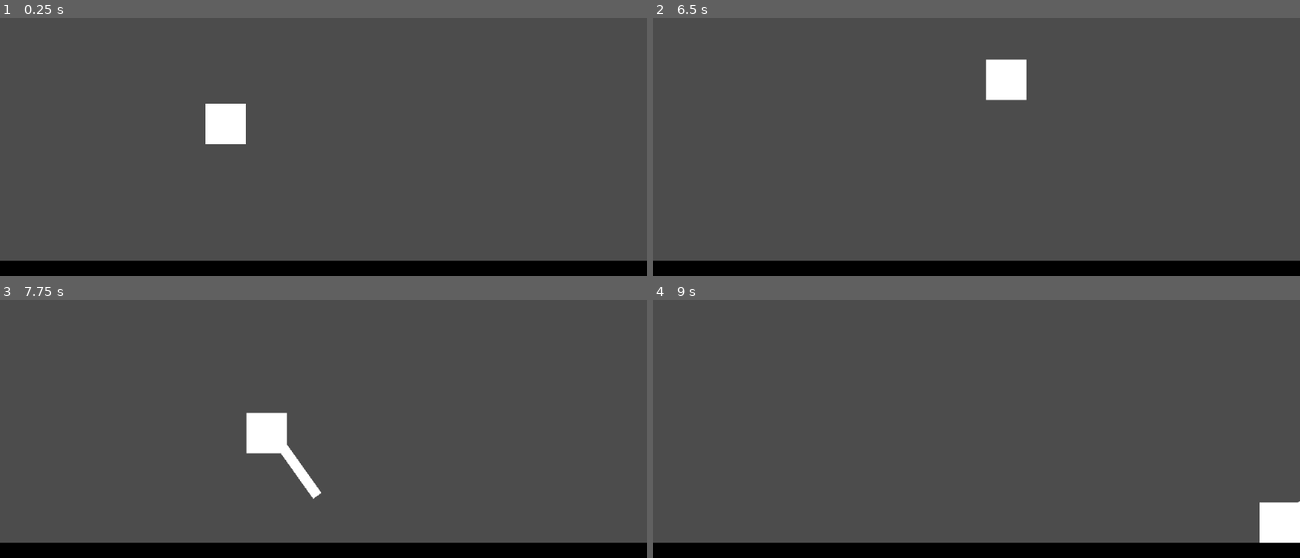
Above: before the commit, frames 1-4 (two rows, left to right).
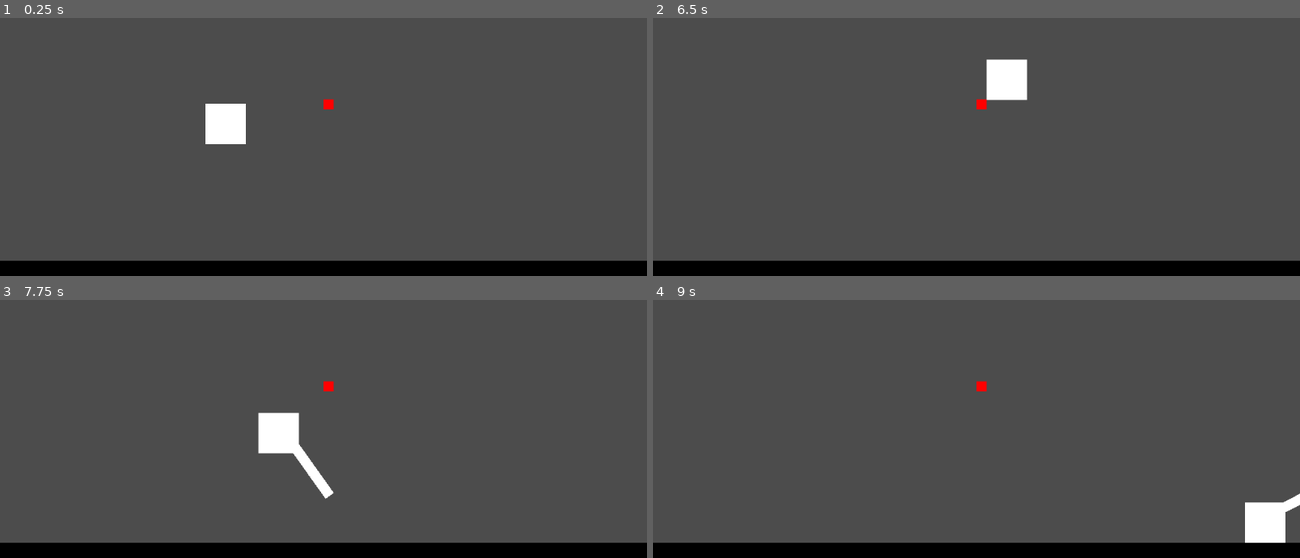
Above: after the commit, the same moments.

Repository: Develarooio/icho-and-falaj
Game: Godot game, scene res://ClaytonDebug/ClaytonsSceneNoGirlsAllowed.tscn
Same seed, same stepped clock (60 frames per second), same inputs: the game is played once before the commit and once after it. The project has no main scene, so this scene is started directly.
Inputs:
- Up to frame 1 (0.25 s): no input
- Up to frame 2 (6.5 s): tap Enter (throw) at 0.5, 1.35, 2.85, 4.35, 5.85 s; hold Enter (throw) 0.53-1.28 s; hold D (right) 0.53-2.03 s; tap Space (jump) at 0.77, 1.52, 3.02, 3.77, 4.52, 6.02 s; hold A (left) 2.03-2.78 s; hold Enter (throw) 2.03-2.78 s; hold D (right) 2.78-4.28 s; hold Enter (throw) 3.53-4.28 s; hold A (left) 4.28-5.03 s; hold D (right) 5.03-5.78 s; hold Enter (throw) 5.03-5.78 s; hold A (left) from 5.78 s (still down)
- Up to frame 3 (7.75 s): hold Enter (throw) 6.53-7.28 s; tap Space (jump) at 6.77, 7.52 s; release A (left) at 7.28 s; hold D (right) from 7.28 s (still down); tap Enter (throw) at 7.35 s
- Up to frame 4 (9 s): keep holding D (right); hold Enter (throw) 8.03-8.78 s; tap Enter (throw) at 8.85 s

The runs differ from the first frame. In frame 1, less than 0.1% of the frame differs, in the area x 50-52%, y 31-36%; in frame 2, 0.1%; in frame 3, 1.4%, in the area x 38-52%, y 31-78%; in frame 4, 0.8%.

Commit message:
Arms swing, recognize point. No attach

Diff:
--- a/ClaytonDebug/ClaytonsSceneNoGirlsAllowed.tscn
+++ b/ClaytonDebug/ClaytonsSceneNoGirlsAllowed.tscn
@@ -1,7 +1,8 @@
-[gd_scene load_steps=3 format=2]
+[gd_scene load_steps=4 format=2]
 
 [ext_resource path="res://Tilesets/BasicPlatform/black_walls.tres" type="TileSet" id=1]
 [ext_resource path="res://Falaj/Falaj.tscn" type="PackedScene" id=2]
+[ext_resource path="res://Tilesets/BasicSwingPoint/test_swing..tres" type="TileSet" id=3]
 
 [node name="ClaytonsSceneNoGirlsAllowed" type="Node2D" index="0"]
 
@@ -31,3 +32,25 @@
 [node name="Falaj" parent="." index="1" instance=ExtResource( 2 )]
 
 position = Vector2( 357, 315 )
+
+[node name="SwingPoints" type="TileMap" parent="." index="2" groups=[
+"grabable",
+]]
+
+mode = 0
+tile_set = ExtResource( 3 )
+cell_size = Vector2( 64, 64 )
+cell_quadrant_size = 16
+cell_custom_transform = Transform2D( 1, 0, 0, 1, 0, 0 )
+cell_half_offset = 2
+cell_tile_origin = 0
+cell_y_sort = false
+cell_clip_uv = false
+collision_use_kinematic = false
+collision_friction = 1.0
+collision_bounce = 0.0
+collision_layer = 1
+collision_mask = 1
+occluder_light_mask = 1
+format = 1
+tile_data = PoolIntArray( 327688, 0, 0 )
--- a/Falaj/Arm/TheArms.gd
+++ b/Falaj/Arm/TheArms.gd
@@ -20,3 +20,7 @@
 		$AnimationPlayer.play('arms_throw_left')
 	else:
 		$AnimationPlayer.play('arms_throw_right')
+
+func _on_GrabArea_body_entered(body):
+	if body.is_in_group('grabable'):
+		pass
--- a/Falaj/Arm/TheArms.tscn
+++ b/Falaj/Arm/TheArms.tscn
@@ -1,13 +1,18 @@
-[gd_scene load_steps=5 format=2]
+[gd_scene load_steps=6 format=2]
 
 [ext_resource path="res://Falaj/Arm/test_arm.png" type="Texture" id=1]
 [ext_resource path="res://Falaj/Arm/TheArms.gd" type="Script" id=2]
 [ext_resource path="res://Falaj/Arm/arms_throw_right.anim" type="Animation" id=3]
 [ext_resource path="res://Falaj/Arm/arms_throw_left.tres" type="Animation" id=4]
 
+[sub_resource type="CapsuleShape2D" id=1]
+
+custom_solver_bias = 0.0
+radius = 22.4033
+height = 24.2179
+
 [node name="TheArms" type="Sprite"]
 
-rotation = 5.75959
 texture = ExtResource( 1 )
 centered = false
 script = ExtResource( 2 )
@@ -24,3 +29,20 @@
 anims/arms_throw_left = ExtResource( 4 )
 anims/arms_throw_right = ExtResource( 3 )
 blend_times = [  ]
+
+[node name="GrabArea" type="Area2D" parent="." index="1"]
+
+position = Vector2( 7.74496, 108.655 )
+input_pickable = true
+gravity_vec = Vector2( 0, 1 )
+gravity = 98.0
+linear_damp = 0.1
+angular_damp = 1.0
+audio_bus_override = false
+audio_bus_name = "Master"
+
+[node name="CollisionShape2D" type="CollisionShape2D" parent="GrabArea" index="0"]
+
+shape = SubResource( 1 )
+
+[connection signal="body_entered" from="GrabArea" to="." method="_on_GrabArea_body_entered"]
--- /dev/null
+++ b/Tilesets/BasicSwingPoint/TestSwingScene.tscn
@@ -0,0 +1,32 @@
+[gd_scene load_steps=3 format=2]
+
+[ext_resource path="res://Tilesets/BasicSwingPoint/red_point.png" type="Texture" id=1]
+
+[sub_resource type="RectangleShape2D" id=1]
+
+custom_solver_bias = 0.0
+extents = Vector2( 8, 8 )
+
+[node name="Node2D" type="Node2D" groups=[
+"grabable",
+]]
+
+[node name="Sprite" type="Sprite" parent="." index="0"]
+
+modulate = Color( 1, 0, 0, 1 )
+texture = ExtResource( 1 )
+_sections_unfolded = [ "Material", "Transform", "Visibility" ]
+
+[node name="StaticBody2D" type="StaticBody2D" parent="Sprite" index="0"]
+
+input_pickable = false
+collision_layer = 1
+collision_mask = 1
+constant_linear_velocity = Vector2( 0, 0 )
+constant_angular_velocity = 0.0
+friction = 1.0
+bounce = 0.0
+
+[node name="CollisionShape2D" type="CollisionShape2D" parent="Sprite/StaticBody2D" index="0"]
+
+shape = SubResource( 1 )
--- /dev/null
+++ b/Tilesets/BasicSwingPoint/test_swing..tres
@@ -0,0 +1,25 @@
+[gd_resource type="TileSet" load_steps=3 format=2]
+
+[ext_resource path="res://Tilesets/BasicSwingPoint/red_point.png" type="Texture" id=1]
+
+[sub_resource type="RectangleShape2D" id=1]
+
+custom_solver_bias = 0.0
+extents = Vector2( 8, 8 )
+
+[resource]
+
+0/name = "Sprite"
+0/texture = ExtResource( 1 )
+0/tex_offset = Vector2( 0, 0 )
+0/modulate = Color( 1, 0, 0, 1 )
+0/region = Rect2( 0, 0, 16, 16 )
+0/is_autotile = false
+0/occluder_offset = Vector2( 8, 8 )
+0/navigation_offset = Vector2( 8, 8 )
+0/shapes = [ {
+"autotile_coord": Vector2( 0, 0 ),
+"one_way": false,
+"shape": SubResource( 1 ),
+"shape_transform": Transform2D( 1, 0, 0, 1, 8, 8 )
+} ]
Binary file added: Tilesets/BasicSwingPoint/red_point.png
Not shown, added: Tilesets/BasicSwingPoint/red_point.png.import
